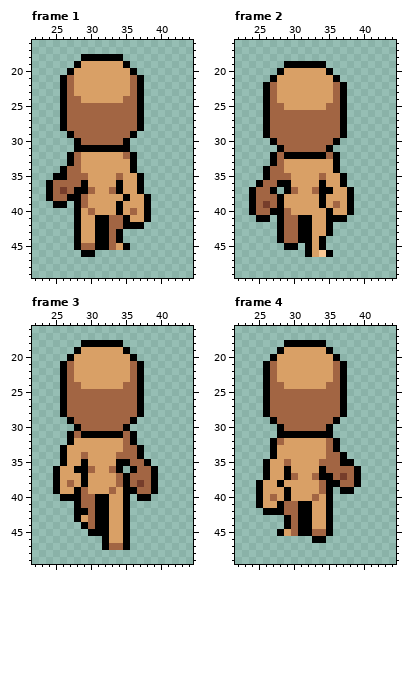
Pixel-art file: Pixel Crawler - Free Pack/Entities/Characters/Body_A/Animations/Walk_Base/Walk_Up.aseprite. Above, as it was before the edit.
64x64 pixels, 6 frames. Shown: frame 1: x 22..44, y 16..49; frame 2: x 22..44, y 16..49; frame 3: x 22..44, y 16..49; frame 4: x 22..44, y 16..49. The commit also changed other frames, which this record leaves out.
The same view after the edit:
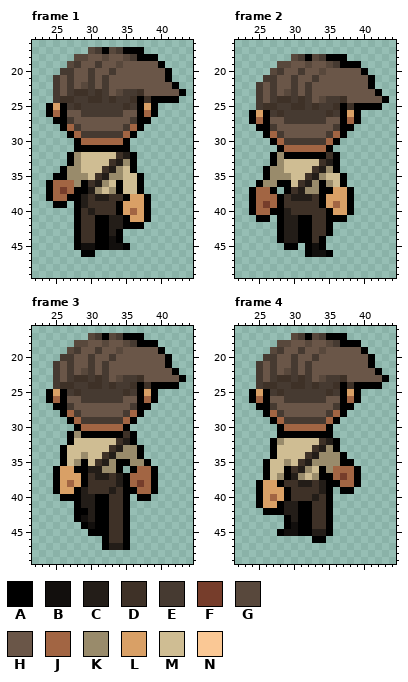
Palette (. is transparent): A #000000  B #120f0d  C #231d18  D #3e3127  E #463a31  F #763d2b  G #58483c  H #6a5648  J #a26543  K #998b6b  L #d9a066  M #cfbd93  N #fac895
Change:
layer "simple_shoes" added
layer "simple_pants" added
layer "simple_shirt" added
layer "Ears" added
layer "hair_style_01" added
Changed rows in their new state; - is an unchanged pixel.
Frame 1:
first column x 24:
17 ------GEAGEAAA------
18 ----GGHHGHHGEAAA----
19 ---GEHHEHHGHHHHHA---
20 --EEHHEHHEHHHHHHHA--
21 -EHEHHEHEHHHHHHHHA--
22 -EHEHGEHEHHHHHHHHHA-
23 -EHEDDEDEHGEEDHHHHHA
24 -EDDEEDDEDEED-DAAAA-
25 AL-EDEEEEEEDE-LA----
26 AJ-HHEEEEEEHH-JA----
27 -A-EHHHHHHHHE-A-----
28 ----EHHHHHHE--------
29 -----EEEEEE---------
32 ----KMMMMMDC--------
33 ----KMMMMDCK--------
34 ---KKMMMDCKM--------
35 ---KKKMDCKKMM-------
36 ----K-DCKM-MM-------
37 ------CKMK-MM-------
38 -----CDCCDD---------
39 -----CDDDD----------
40 -----DCDDD----------
41 -----DD--CC---------
42 -----DD--CC---------
43 -----DD--C----------
44 -----DD--B----------
45 -----BB--BB---------
Frame 2:
first column x 24:
18 ------GEAGEAAA------
19 ----GGHHGHHGEAAA----
20 ---GEHHEHHGHHHHHA---
21 --EEHHEHHEHHHHHHHA--
22 -EHEHHEHEHHHHHHHHA--
23 -EHEHGEHEHHHHHHHHHA-
24 -EHEDDEDEHGEEDHHHHHA
25 -EDDEEDDEDEED-DAAAA-
26 AL-EDEEEEEEDE-LA----
27 AJ-HHEEEEEEHH-JA----
28 -A-EHHHHHHHHE-A-----
29 ----EHHHHHHE--------
30 -----EEEEEE---------
32 ----K------D--------
33 ----KMMMMMDC--------
34 ---KKMMMMDCK--------
35 ---KKKMMDCKMM-------
36 --KK--MDCK-KM-------
37 ------DCKK----------
38 -----DCCCD----------
39 -----DDDDD----------
40 -----CDDDDD---------
41 -----CC--DD---------
42 -----CC--DD---------
43 -----CC--DD---------
44 -----CC--D----------
45 ---------B----------
46 ---------BB---------
Frame 3:
first column x 24:
17 ------GEAGEAAA------
18 ----GGHHGHHGEAAA----
19 ---GEHHEHHGHHHHHA---
20 --EEHHEHHEHHHHHHHA--
21 -EHEHHEHEHHHHHHHHA--
22 -EHEHGEHEHHHHHHHHHA-
23 -EHEDDEDEHGEEDHHHHHA
24 -EDDEEDDEDEED-DAAAA-
25 AL-EDEEEEEEDE-LA----
26 AJ-HHEEEEEEHH-JA----
27 -A-EHHHHHHHHE-A-----
28 ----EHHHHHHE--------
29 -----EEEEEE---------
31 ----K------D--------
32 ----MMMMMMDC--------
33 ---MMMMMMDCKK-------
34 ---MMKMMDCKKK-------
35 ---MK-MDCK--KK------
36 ------CCKK----------
37 ------DCCDC---------
38 ------DDDDC---------
39 -----CDDDCD---------
40 -----CC--DD---------
41 -----CC--DD---------
42 ------C--DD---------
43 -----BC--DD---------
44 ------B--DD---------
45 ---------DD---------
46 ---------DD---------
47 ---------CC---------
Frame 4:
first column x 24:
17 ------GEAGEAAA------
18 ----GGHHGHHGEAAA----
19 ---GEHHEHHGHHHHHA---
20 --EEHHEHHEHHHHHHHA--
21 -EHEHHEHEHHHHHHHHA--
22 -EHEHGEHEHHHHHHHHHA-
23 -EHEDDEDEHGEEDHHHHHA
24 -EDDEEDDEDEED-DAAAA-
25 AL-EDEEEEEEDE-LA----
26 AJ-HHEEEEEEHH-JA----
27 -A-EHHHHHHHHE-A-----
28 ----EHHHHHHE--------
29 -----EEEEEE---------
32 ----KMMMMMDC--------
33 ----MMMMMDCK--------
34 ----MMMMDCKKK-------
35 ---MMKMDCKKKK-------
36 ---MM-DCKM-K--------
37 ---MK-CKMK----------
38 -----DDCCDC---------
39 ------DDDDC---------
40 ------DDDCD---------
41 -----CC--DD---------
42 -----CC--DD---------
43 ------C--DD---------
44 ------B--DD---------
45 -----BB--CC---------
Pixel boxes of the changes (left, top, right, bottom) in both pictures:
changed: (46, 47, 186, 250)
changed: (249, 54, 389, 257)
changed: (46, 333, 186, 550)
changed: (249, 333, 389, 536)
